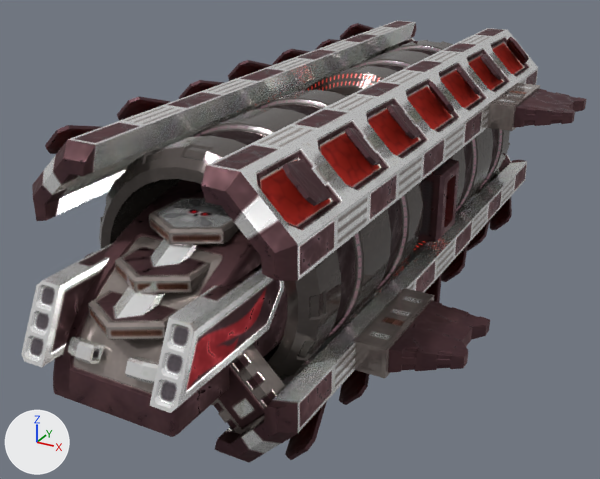
The glTF model gfx/ship3d/Zebra/zebra_pirate.gltf: old version first, new version second.
Camera for both pictures: a 50 mm lens placed at (6.69, -13.91, 5.53), pointed at (-0.34, -1.12, -0.87). Arrows for +X, +Y and +Z are at lower left; the lights stay in place. Where no turn or scale is listed for an object, it has been applied to the vertices.

The scene before the commit, as lines of its bpy script (objects in view):
```python
me_cylinder_001 = bpy.data.meshes.new('Cylinder.001')
me_cylinder_001.from_pydata(...)  # 770 vertices, 1476 faces; spans x -1.99..1.99, y -5.0..-0.58, z -1.99..1.99
me_cylinder_001.materials.append(mat_material_002)
me_cylinder_003 = bpy.data.meshes.new('Cylinder.003')
me_cylinder_003.from_pydata(...)  # 5012 vertices, 9996 faces; spans x -3.7..3.7, y -7.25..6.25, z -2.29..2.29
me_cylinder_003.materials.append(mat_material_003)
me_cylinder_019 = bpy.data.meshes.new('Cylinder.019')
me_cylinder_019.from_pydata(...)  # 768 vertices, 1472 faces; spans x -1.99..1.99, y 0.58..5.0, z -1.99..1.99
me_cylinder_019.materials.append(mat_material_002)
ob_barrellp_001 = bpy.data.objects.new('BarrelLP.001', me_cylinder_019)
ob_barrellp_001.location = (0.0, 0.0, 0.0)
ob_barrellp_002 = bpy.data.objects.new('BarrelLP.002', me_cylinder_001)
ob_barrellp_002.location = (0.0, 0.0, 0.0)
ob_base = bpy.data.objects.new('Base', me_cylinder_003)
ob_base.location = (0.0, 0.0, 0.0)
```
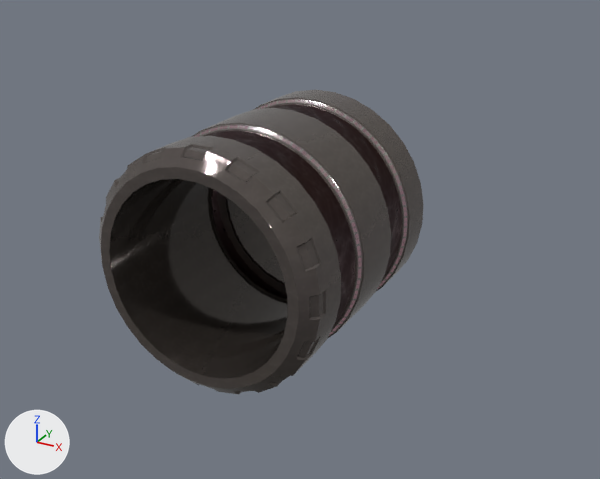
What differs and where, as boxes (x1, y1, x2, y2) in the pictures (600 x 479 px):
'Base', deleted
    before: (21, 21, 586, 463)
'BarrelLP.001', deleted
    before: (305, 40, 510, 252)
'BarrelLP.002', unchanged, uncovered by the edit
    before: (99, 90, 424, 381)
    after: (99, 90, 424, 394)

The edits, one by one:
Object 'Base' (ob_base) is deleted.
Object 'BarrelLP.001' (ob_barrellp_001) is deleted.
